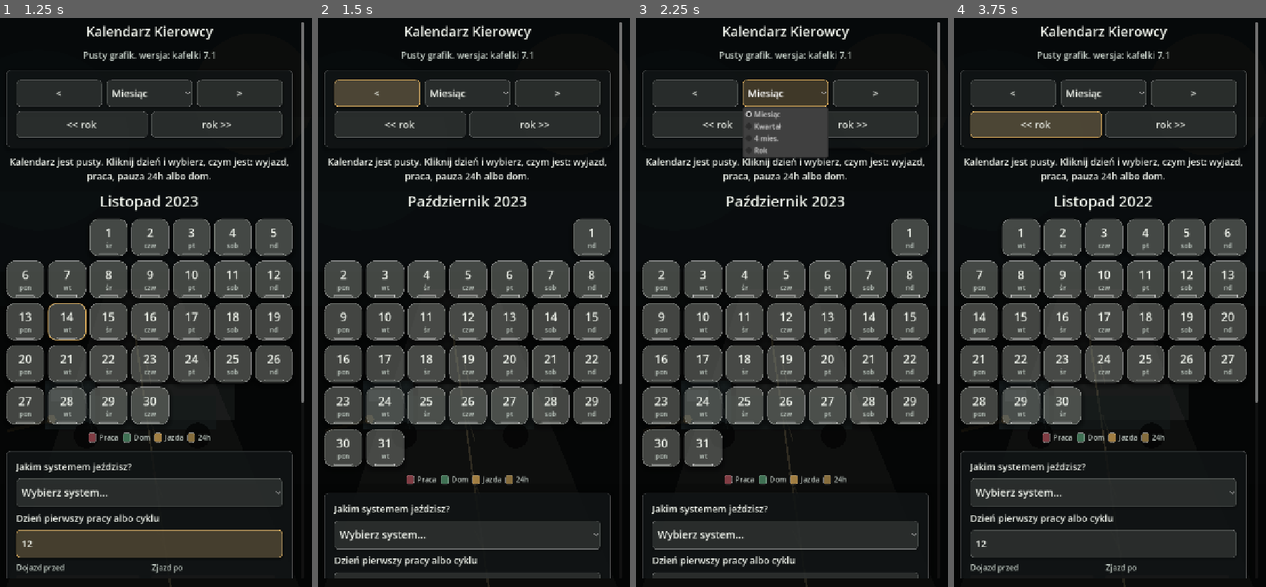
Above: before the commit, frames 1-4 (left to right).
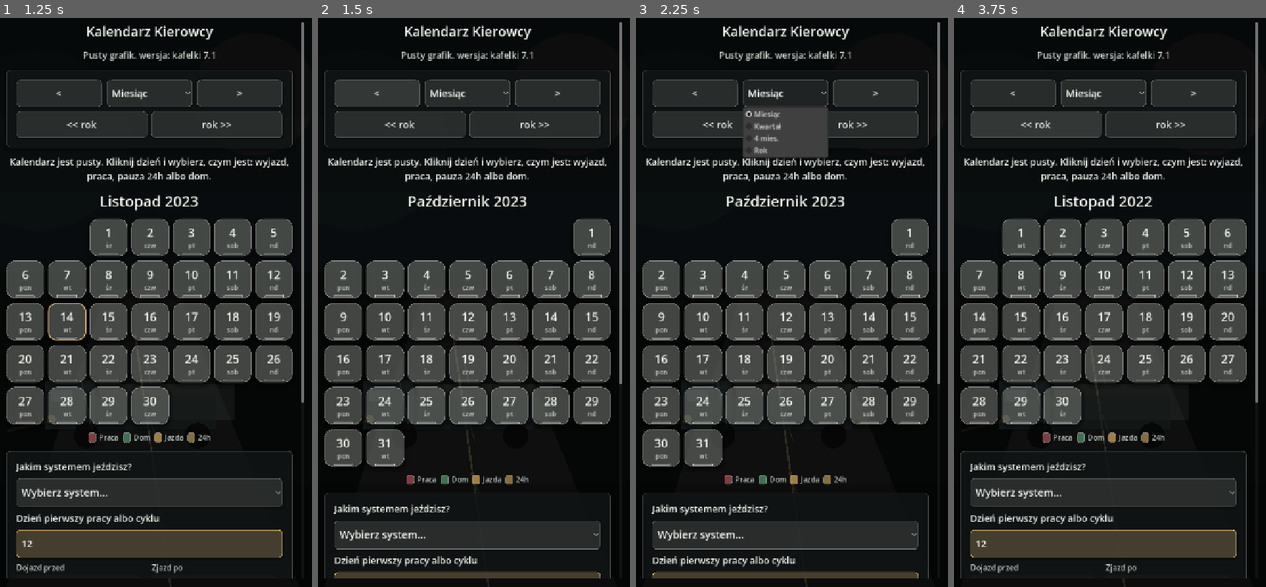
Above: after the commit, the same moments.

Repository: ElKlient/IDOL-Genesis
Game: Godot game, scene res://scenes/main.tscn
Two runs of this game, one before a commit and one after it. Both use one fixed random seed, a clock stepped at 60 frames per second and the inputs below.
Inputs (mouse positions are in pixels of both pictures, inside the frame that each line leads up to):
- Up to frame 1 (1.25 s): click (149, 541) at 0.52 s; type "12" at 0.6 s
- Up to frame 2 (1.5 s): click "<" at 1.25 s
- Up to frame 3 (2.25 s): click "Miesiąc" at 2 s
- Up to frame 4 (3.75 s): click ">" at 2.75 s; click "<< rok" at 3.5 s

Frame 1 is identical in both runs. In frame 2, 2.4% of the frame differs, in the area x 5-91%, y 10-99%; in frame 3, 2.3%; in frame 4, 6.1%, in the area x 5-91%, y 16-95%.

Commit message:
Prevent accidental taps while scrolling

Diff:
--- a/scripts/main.gd
+++ b/scripts/main.gd
@@ -35,6 +35,8 @@
 const PORTRAIT_WIDTH := 640
 const TILE_COLUMNS := 7
 const APP_VERSION_LABEL := "wersja: kafelki 7.1"
+const TAP_CANCEL_DISTANCE := 18.0
+const TAP_BLOCK_AFTER_DRAG_MS := 180
 
 var calculator := ScheduleCalculator.new()
 var current_year: int
@@ -70,6 +72,12 @@
 var selected_note_key: String = ""
 var work_start_unix: int = 0
 var work_end_unix: int = 0
+var scroll_safe_buttons: Array[BaseButton] = []
+var weekly_rest_previous_pressed := true
+var touch_start_position := Vector2.ZERO
+var touch_tracking_active := false
+var touch_drag_cancelled := false
+var last_drag_release_msec := -10000
 
 
 func _ready() -> void:
@@ -83,6 +91,10 @@
 	_reset_custom_pattern(21)
 	_build_ui()
 	_apply_settings()
+
+
+func _input(event: InputEvent) -> void:
+	_track_scroll_touch(event)
 
 
 func _force_portrait() -> void:
@@ -111,6 +123,7 @@
 
 	var scroll := ScrollContainer.new()
 	scroll.horizontal_scroll_mode = ScrollContainer.SCROLL_MODE_DISABLED
+	scroll.scroll_deadzone = 6
 	scroll.size_flags_horizontal = Control.SIZE_EXPAND_FILL
 	scroll.size_flags_vertical = Control.SIZE_EXPAND_FILL
 	safe_margin.add_child(scroll)
@@ -168,7 +181,7 @@
 	schedule_option.add_item("4 na 1")
 	schedule_option.add_item("6 dni + 24h pauzy + 6 dni")
 	schedule_option.add_item("Inne - własny cykl")
-	schedule_option.selected = 0
+	_set_option_selected(schedule_option, 0)
 	schedule_option.item_selected.connect(_on_schedule_selected)
 	_prepare_control(schedule_option, 23, 64)
 	box.add_child(schedule_option)
@@ -196,7 +209,8 @@
 	weekly_rest_toggle = CheckButton.new()
 	weekly_rest_toggle.text = "Pauza 24h co 6 dni pracy"
 	weekly_rest_toggle.button_pressed = true
-	weekly_rest_toggle.toggled.connect(func(_enabled: bool) -> void: _apply_settings())
+	weekly_rest_previous_pressed = weekly_rest_toggle.button_pressed
+	weekly_rest_toggle.toggled.connect(_on_weekly_rest_toggled)
 	_prepare_control(weekly_rest_toggle, 20, 56)
 	box.add_child(weekly_rest_toggle)
 
@@ -206,7 +220,7 @@
 
 	var apply_button := Button.new()
 	apply_button.text = "Przelicz grafik"
-	apply_button.pressed.connect(_apply_settings)
+	_connect_tap(apply_button, Callable(self, "_apply_settings"))
 	_prepare_control(apply_button, 22, 62)
 	box.add_child(apply_button)
 
@@ -226,7 +240,7 @@
 	box.add_child(_make_label("Własny cykl: wybierz długość, potem klikaj dni w kalendarzu.", 18, COLOR_TEXT))
 
 	custom_length_spin = _make_spin(1, 56, 21)
-	custom_length_spin.value_changed.connect(_on_custom_length_changed)
+	custom_length_spin.value_changed.connect(_on_custom_length_spin_changed)
 	box.add_child(_field_stack("Długość powtarzalnego cyklu", custom_length_spin))
 
 	return panel
@@ -241,7 +255,7 @@
 	box.add_child(nav)
 
 	var previous_button := _make_nav_button("<")
-	previous_button.pressed.connect(_on_previous_month)
+	_connect_tap(previous_button, Callable(self, "_on_previous_month"))
 	nav.add_child(previous_button)
 
 	range_option = OptionButton.new()
@@ -249,13 +263,13 @@
 	range_option.add_item("Kwartał")
 	range_option.add_item("4 mies.")
 	range_option.add_item("Rok")
-	range_option.selected = 0
-	range_option.item_selected.connect(func(_index: int) -> void: _rebuild_calendar())
+	_set_option_selected(range_option, 0)
+	range_option.item_selected.connect(_on_range_selected)
 	_prepare_control(range_option, 22, 60)
 	nav.add_child(range_option)
 
 	var next_button := _make_nav_button(">")
-	next_button.pressed.connect(_on_next_month)
+	_connect_tap(next_button, Callable(self, "_on_next_month"))
 	nav.add_child(next_button)
 
 	var year_buttons := HBoxContainer.new()
@@ -263,11 +277,11 @@
 	box.add_child(year_buttons)
 
 	var previous_year_button := _make_nav_button("<< rok")
-	previous_year_button.pressed.connect(_on_previous_year)
+	_connect_tap(previous_year_button, Callable(self, "_on_previous_year"))
 	year_buttons.add_child(previous_year_button)
 
 	var next_year_button := _make_nav_button("rok >>")
-	next_year_button.pressed.connect(_on_next_year)
+	_connect_tap(next_year_button, Callable(self, "_on_next_year"))
 	year_buttons.add_child(next_year_button)
 
 	return panel
@@ -285,13 +299,13 @@
 
 	var start_button := Button.new()
 	start_button.text = "Rozpocząłem pracę"
-	start_button.pressed.connect(_on_start_work_pressed)
+	_connect_tap(start_button, Callable(self, "_on_start_work_pressed"))
 	_prepare_control(start_button, 21, 58)
 	buttons.add_child(start_button)
 
 	var end_button := Button.new()
 	end_button.text = "Zakończyłem pracę"
-	end_button.pressed.connect(_on_end_work_pressed)
+	_connect_tap(end_button, Callable(self, "_on_end_work_pressed"))
 	_prepare_control(end_button, 21, 58)
 	buttons.add_child(end_button)
 
@@ -303,16 +317,16 @@
 	pause_option.add_item("9h")
 	pause_option.add_item("11h")
 	pause_option.add_item("24h")
-	pause_option.selected = 0
+	_set_option_selected(pause_option, 0)
 	pause_option.size_flags_horizontal = Control.SIZE_EXPAND_FILL
-	pause_option.item_selected.connect(func(_index: int) -> void: _update_pause_result())
+	pause_option.item_selected.connect(_on_pause_selected)
 	_prepare_control(pause_option, 20, 56)
 	pause_row.add_child(pause_option)
 
 	var pause_button := Button.new()
 	pause_button.text = "Policz pauzę"
 	pause_button.size_flags_horizontal = Control.SIZE_EXPAND_FILL
-	pause_button.pressed.connect(_update_pause_result)
+	_connect_tap(pause_button, Callable(self, "_update_pause_result"))
 	_prepare_control(pause_button, 20, 56)
 	pause_row.add_child(pause_button)
 
@@ -358,27 +372,27 @@
 	margin.add_child(box)
 
 	var set_travel := _action_button("Ten dzień = wyjazd / zjazd", COLOR_TRAVEL)
-	set_travel.pressed.connect(_set_selected_day_state.bind(ScheduleCalculator.DayState.TRAVEL))
+	_connect_tap(set_travel, Callable(self, "_set_selected_day_state").bind(ScheduleCalculator.DayState.TRAVEL))
 	box.add_child(set_travel)
 
 	var set_work := _action_button("Ten dzień = praca", COLOR_WORK)
-	set_work.pressed.connect(_set_selected_day_state.bind(ScheduleCalculator.DayState.WORK))
+	_connect_tap(set_work, Callable(self, "_set_selected_day_state").bind(ScheduleCalculator.DayState.WORK))
 	box.add_child(set_work)
 
 	var set_rest := _action_button("Ten dzień = pauza 24h", COLOR_REST)
-	set_rest.pressed.connect(_set_selected_day_state.bind(ScheduleCalculator.DayState.REST))
+	_connect_tap(set_rest, Callable(self, "_set_selected_day_state").bind(ScheduleCalculator.DayState.REST))
 	box.add_child(set_rest)
 
 	var set_home := _action_button("Ten dzień = dom", COLOR_HOME)
-	set_home.pressed.connect(_set_selected_day_state.bind(ScheduleCalculator.DayState.HOME))
+	_connect_tap(set_home, Callable(self, "_set_selected_day_state").bind(ScheduleCalculator.DayState.HOME))
 	box.add_child(set_home)
 
 	var clear_day := _action_button("Wyczyść ten dzień", Color(0.52, 0.55, 0.54, 0.86))
-	clear_day.pressed.connect(_set_selected_day_state.bind(ScheduleCalculator.DayState.NONE))
+	_connect_tap(clear_day, Callable(self, "_set_selected_day_state").bind(ScheduleCalculator.DayState.NONE))
 	box.add_child(clear_day)
 
 	var note_button := _action_button("Dodaj notatkę", COLOR_NOTE)
-	note_button.pressed.connect(_open_note_from_action_dialog)
+	_connect_tap(note_button, Callable(self, "_open_note_from_action_dialog"))
 	box.add_child(note_button)
 
 	var close_button := day_action_dialog.get_ok_button()
@@ -514,7 +528,7 @@
 	button.add_theme_stylebox_override("pressed", _tile_style(_state_color(state).darkened(0.09), is_today))
 	button.add_theme_stylebox_override("focus", _tile_style(_state_color(state), true))
 	_fill_day_tile(button, day, day_index, state, notes.has(key))
-	button.pressed.connect(_open_day_actions.bind(year, month, day))
+	_connect_tap(button, Callable(self, "_open_day_actions").bind(year, month, day))
 	return button
 
 
@@ -612,7 +626,7 @@
 
 func _ensure_custom_mode_for_selected_day() -> void:
 	if not _is_custom_schedule():
-		schedule_option.selected = schedule_option.get_item_count() - 1
+		_set_option_selected(schedule_option, schedule_option.get_item_count() - 1)
 		custom_panel.visible = true
 
 	if start_input.text.strip_edges().is_empty() or ScheduleCalculator.parse_date(start_input.text).is_empty():
@@ -642,12 +656,45 @@
 	_rebuild_calendar()
 
 
-func _on_schedule_selected(_index: int) -> void:
+func _on_schedule_selected(index: int) -> void:
+	if _option_change_was_scroll(schedule_option, index):
+		return
+
 	custom_panel.visible = _is_custom_schedule()
 	if schedule_option.selected == 0:
 		start_input.text = ""
 		manual_overrides.clear()
 	_apply_settings()
+
+
+func _on_range_selected(index: int) -> void:
+	if _option_change_was_scroll(range_option, index):
+		return
+
+	_rebuild_calendar()
+
+
+func _on_pause_selected(index: int) -> void:
+	if _option_change_was_scroll(pause_option, index):
+		return
+
+	_update_pause_result()
+
+
+func _on_weekly_rest_toggled(enabled: bool) -> void:
+	if _tap_is_blocked():
+		weekly_rest_toggle.set_pressed_no_signal(weekly_rest_previous_pressed)
+		return
+
+	weekly_rest_previous_pressed = enabled
+	_apply_settings()
+
+
+func _on_custom_length_spin_changed(value: float) -> void:
+	if _spin_change_was_scroll(custom_length_spin, value):
+		return
+
+	_on_custom_length_changed(value)
 
 
 func _on_custom_length_changed(value: float) -> void:
@@ -858,7 +905,12 @@
 	spin.max_value = max_value
 	spin.step = 1
 	spin.value = value
-	spin.value_changed.connect(func(_value: float) -> void: _apply_settings())
+	_remember_spin_value(spin)
+	spin.value_changed.connect(func(changed_value: float) -> void:
+		if _spin_change_was_scroll(spin, changed_value):
+			return
+		_apply_settings()
+	)
 	_prepare_control(spin, 20, 56)
 	return spin
 
@@ -912,11 +964,132 @@
 	return button
 
 
+func _set_option_selected(option: OptionButton, index: int) -> void:
+	option.selected = index
+	option.set_meta("last_selected", index)
+
+
+func _option_change_was_scroll(option: OptionButton, index: int) -> bool:
+	if not _tap_is_blocked():
+		option.set_meta("last_selected", index)
+		return false
+
+	var previous := int(option.get_meta("last_selected", index))
+	if previous < 0:
+		previous = 0
+	elif previous >= option.get_item_count():
+		previous = option.get_item_count() - 1
+
+	option.selected = previous
+	return true
+
+
+func _remember_spin_value(spin: SpinBox) -> void:
+	spin.set_meta("last_value", spin.value)
+
+
+func _spin_change_was_scroll(spin: SpinBox, value: float) -> bool:
+	if not _tap_is_blocked():
+		spin.set_meta("last_value", value)
+		return false
+
+	var previous := float(spin.get_meta("last_value", value))
+	spin.set_value_no_signal(previous)
+	return true
+
+
+func _connect_tap(button: BaseButton, action: Callable) -> void:
+	_register_scroll_safe_control(button)
+	button.pressed.connect(func() -> void:
+		if _tap_is_blocked():
+			return
+		action.call()
+	)
+
+
+func _register_scroll_safe_control(control: Control) -> void:
+	if control.has_meta("scroll_safe_registered"):
+		return
+
+	control.set_meta("scroll_safe_registered", true)
+	control.mouse_filter = Control.MOUSE_FILTER_PASS
+	control.gui_input.connect(_track_scroll_touch)
+
+	if control is BaseButton:
+		var button := control as BaseButton
+		scroll_safe_buttons.append(button)
+		button.focus_mode = Control.FOCUS_NONE
+		button.action_mode = BaseButton.ACTION_MODE_BUTTON_RELEASE
+
+
+func _tap_is_blocked() -> bool:
+	if touch_drag_cancelled:
+		return true
+
+	var elapsed_msec := int(Time.get_ticks_msec()) - last_drag_release_msec
+	return elapsed_msec >= 0 and elapsed_msec < TAP_BLOCK_AFTER_DRAG_MS
+
+
+func _track_scroll_touch(event: InputEvent) -> void:
+	if event is InputEventScreenTouch:
+		var touch := event as InputEventScreenTouch
+		if touch.pressed:
+			_begin_touch_tracking(touch.position)
+		else:
+			_end_touch_tracking()
+	elif event is InputEventScreenDrag:
+		var drag := event as InputEventScreenDrag
+		_update_touch_tracking(drag.position)
+	elif event is InputEventMouseButton:
+		var mouse_button := event as InputEventMouseButton
+		if mouse_button.button_index == MOUSE_BUTTON_LEFT:
+			if mouse_button.pressed:
+				_begin_touch_tracking(mouse_button.position)
+			else:
+				_end_touch_tracking()
+	elif event is InputEventMouseMotion:
+		var mouse_motion := event as InputEventMouseMotion
+		if mouse_motion.button_mask != 0:
+			_update_touch_tracking(mouse_motion.position)
+
+
+func _begin_touch_tracking(position: Vector2) -> void:
+	touch_tracking_active = true
+	touch_start_position = position
+	touch_drag_cancelled = false
+
+
+func _update_touch_tracking(position: Vector2) -> void:
+	if not touch_tracking_active:
+		return
+
+	if not touch_drag_cancelled and touch_start_position.distance_to(position) > TAP_CANCEL_DISTANCE:
+		touch_drag_cancelled = true
+		_release_scroll_buttons()
+
+
+func _end_touch_tracking() -> void:
+	if touch_drag_cancelled:
+		last_drag_release_msec = int(Time.get_ticks_msec())
+
+	touch_tracking_active = false
+
+
+func _release_scroll_buttons() -> void:
+	for index in range(scroll_safe_buttons.size() - 1, -1, -1):
+		var button := scroll_safe_buttons[index]
+		if not is_instance_valid(button):
+			scroll_safe_buttons.remove_at(index)
+		elif not button.toggle_mode:
+			button.set_pressed_no_signal(false)
+
+
 func _prepare_control(control: Control, font_size: int, min_height: int) -> void:
 	control.custom_minimum_size.y = min_height
 	control.size_flags_horizontal = Control.SIZE_EXPAND_FILL
 	control.add_theme_font_size_override("font_size", font_size)
 	if control is Button or control is OptionButton or control is LineEdit or control is SpinBox:
+		_register_scroll_safe_control(control)
 		control.add_theme_stylebox_override("normal", _control_style(Color(0.90, 0.94, 0.90, 0.13)))
 		control.add_theme_stylebox_override("hover", _control_style(Color(0.90, 0.94, 0.90, 0.18)))
 		control.add_theme_stylebox_override("pressed", _control_style(Color(0.90, 0.94, 0.90, 0.09)))
